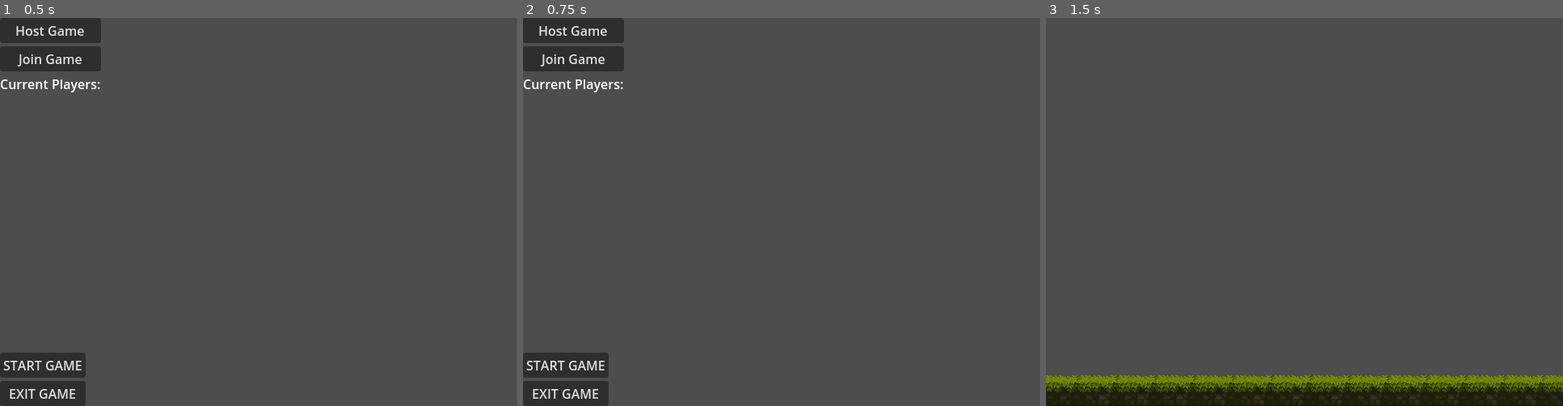
Above: before the commit, frames 1-3 (left to right).
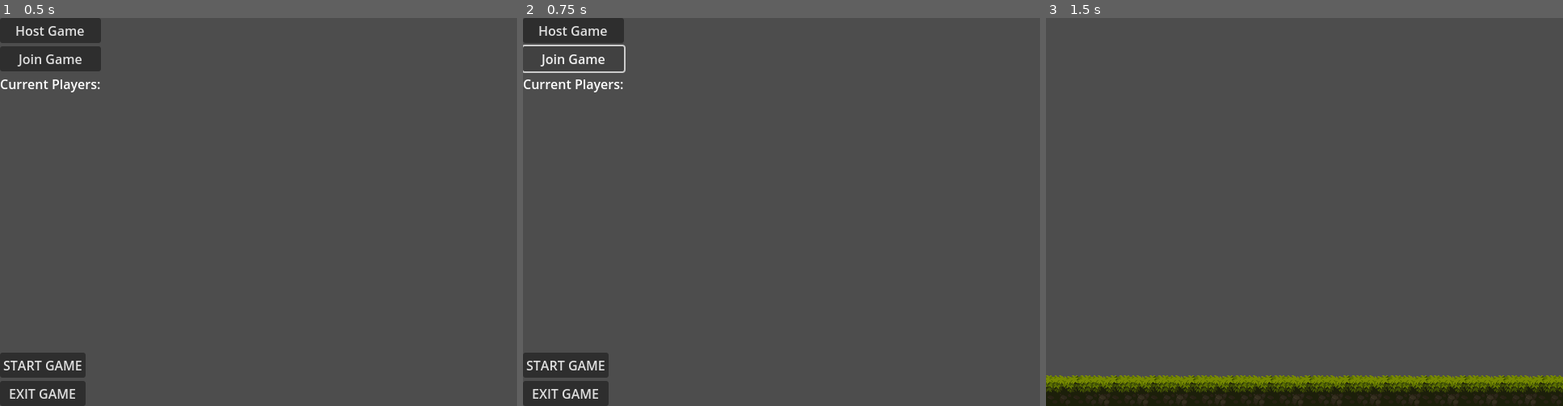
Above: after the commit, the same moments.

Repository: Folkor42/quickmp
Game: Godot game, scene res://lobby.tscn
Same seed, same stepped clock (60 frames per second), same inputs: the game is played once before the commit and once after it. The engine's default icon, where the game draws it, is replaced by a stand-in: a white triangle on a blue panel in a dark square.
Inputs:
- Up to frame 1 (0.5 s): no input
- Up to frame 2 (0.75 s): click "Join Game" at 0.5 s
- Up to frame 3 (1.5 s): click "START GAME" at 1.25 s

Frame 1 is identical in both runs. In frame 2, 0.2% of the frame differs, in the area x 0-20%, y 6-15%; in frame 3, nothing differs.

Commit message:
Got the joining to work
But it resets the existing player.

Diff:
--- a/MultiplayerManager.gd
+++ b/MultiplayerManager.gd
@@ -26,7 +26,6 @@
 var players_loaded = 0
 
 func _ready():
-	current_scene = "res://lobby.tscn"
 	game_started = false
 	multiplayer.peer_connected.connect(_on_player_connected)
 	multiplayer.peer_disconnected.connect(_on_player_disconnected)
@@ -58,7 +57,8 @@
 	player_connected.emit(1, player_info)
 
 func host_start() -> void:
-	rpc ("load_game","res://game.tscn")
+	current_scene = "res://game.tscn"
+	rpc ("load_game",current_scene)
 
 func remove_multiplayer_peer():
 	multiplayer.multiplayer_peer = null
@@ -66,16 +66,22 @@
 
 @rpc("reliable", "any_peer")
 func request_scene():
-	var sender_id = multiplayer.get_remote_sender_id()
-	print("request_scene() called by player ", sender_id)
-	if multiplayer.is_server():  # ✅ Only the server should send the response
-		print("Server received scene request from player ", sender_id)
-		rpc_id(sender_id, "receive_scene", current_scene)  # ✅ Send scene to client
+	if game_started == false:
+		var sender_id = multiplayer.get_remote_sender_id()
+		print("request_scene() called by player ", sender_id)
+		if multiplayer.is_server():  # ✅ Only the server should send the response
+			print("Server received scene request from player ", sender_id)
+			rpc_id(sender_id, "receive_scene", current_scene)  # ✅ Send scene to client
 
 @rpc("reliable", "authority")
 func receive_scene(scene_path: String):
 	print("Received scene from server: ", scene_path)
-	load_and_change_scene(scene_path)
+	if scene_path != MultiplayerManager.current_scene:
+		print ("NEED TO LOAD NEW SCENE!")
+		MultiplayerManager.current_scene=scene_path
+		#get_tree().change_scene_to_file(MultiplayerManager.current_scene)
+		load_and_change_scene(scene_path)
+		game_started = true
 
 func load_and_change_scene(scene_path: String):
 	var new_scene = load(scene_path)
--- a/lobby.gd
+++ b/lobby.gd
@@ -10,6 +10,7 @@
 
 func _ready() -> void:
 	MultiplayerManager.game_started = false
+	MultiplayerManager.current_scene = "res://lobby.tscn"
 	join_button.pressed.connect ( join_game )
 	host_button.pressed.connect ( host_game )
 	start_button.pressed.connect ( host_start )
@@ -23,9 +24,6 @@
 
 func join_game () -> void:
 	MultiplayerManager.join_game()
-	if str(get_tree().current_scene) != MultiplayerManager.current_scene:
-		print ("NEED TO LOAD NEW SCENE!")
-		get_tree().change_scene_to_file(MultiplayerManager.current_scene)
 
 @rpc func update_players(_new_player_id, _new_player_info = null) -> void:
 	if multiplayer:
